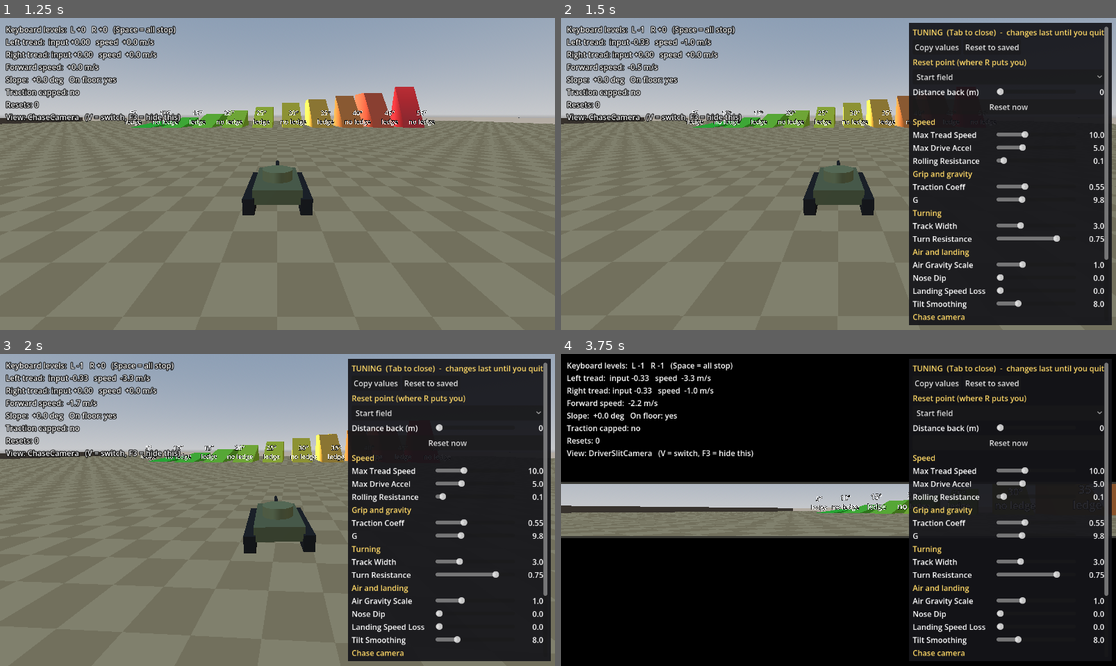
Above: before the commit, frames 1-4 (two rows, left to right).
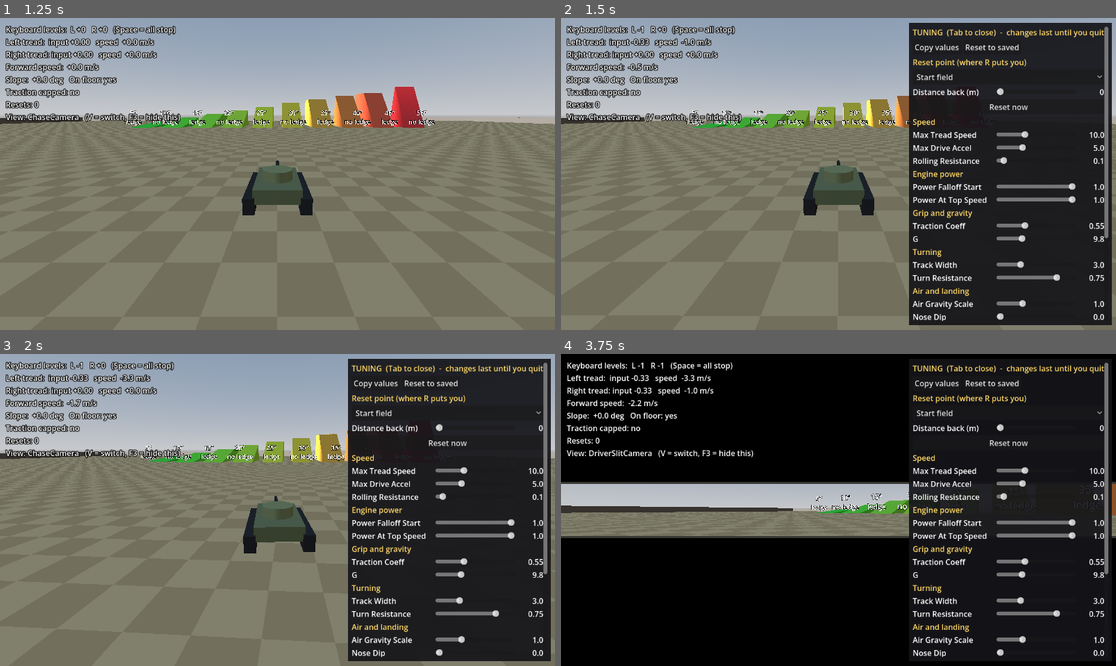
Above: after the commit, the same moments.

Repository: Kickpunch3r/tank-game
Game: Godot game, scene res://scenes/test_course.tscn
Two runs of this game, one before a commit and one after it. Both use one fixed random seed, a clock stepped at 60 frames per second and the inputs below.
Inputs (mouse positions are in pixels of both pictures, inside the frame that each line leads up to):
- Up to frame 1 (1.25 s): move the mouse to (399, 158) at 0.52 s; hold Down (driver_right_back) from 0.53 s (still down); hold Space (driver_all_stop) from 0.53 s (still down); click (399, 158) at 0.67 s
- Up to frame 2 (1.5 s): move the mouse to (727, 189) at 1.27 s; release Down (driver_right_back) at 1.28 s; release Space (driver_all_stop) at 1.28 s; hold S (driver_left_back) from 1.28 s (still down); tap Tab (tuning_panel_toggle) at 1.35 s
- Up to frame 3 (2 s): keep holding S (driver_left_back)
- Up to frame 4 (3.75 s): release S (driver_left_back) at 2 s; click "Start field" at 2 s; click "Start field" at 2.75 s; move the mouse to (894, 441) at 3.52 s; hold Down (driver_right_back) from 3.53 s (still down); hold V (view_toggle) from 3.53 s (still down)

Frame 1 is identical in both runs. In frame 2, 2.5% of the frame differs, in the area x 63-99%, y 48-98%; in frame 3, 2.5%; in frame 4, 2.6%.

Commit message:
Engine power: adjustable pull fade toward top speed
power_falloff_start and power_at_top_speed in TankTuning and the Tab
panel. Full push below the falloff speed, fading linearly to the chosen
fraction at top speed. Braking and slow climbing are unaffected; defaults
keep the old behaviour. 3 new tests (68 total).

Co-Authored-By: Claude Opus 5.5 <noreply@anthropic.com>

Diff:
--- a/project.godot
+++ b/project.godot
@@ -81,7 +81,6 @@
 "events": [Object(InputEventKey,"resource_local_to_scene":false,"resource_name":"","device":-1,"window_id":0,"alt_press …(195 unchanged characters)…
 ]
 }
-
 tuning_panel_toggle={
 "deadzone": 0.2,
 "events": [Object(InputEventKey,"resource_local_to_scene":false,"resource_name":"","device":-1,"window_id":0,"alt_press …(195 unchanged characters)…
--- a/scenes/test_course.tscn
+++ b/scenes/test_course.tscn
@@ -1,13 +1,13 @@
-[gd_scene format=3]
+[gd_scene format=3 uid="uid://bsylgg74hxt3w"]
 
-[ext_resource type="Script" path="res://scripts/course_builder.gd" id="1_builder"]
+[ext_resource type="Script" uid="uid://ds3exxj4nvhrn" path="res://scripts/course_builder.gd" id="1_builder"]
 [ext_resource type="PackedScene" path="res://scenes/tank.tscn" id="2_tank"]
-[ext_resource type="Script" path="res://scripts/chase_camera.gd" id="3_camera"]
-[ext_resource type="Script" path="res://scripts/debug_hud.gd" id="4_hud"]
-[ext_resource type="Script" path="res://scripts/view_switcher.gd" id="7_switcher"]
-[ext_resource type="Script" path="res://scripts/tuning_panel.gd" id="8_tuning_panel"]
-[ext_resource type="Script" path="res://scripts/slope_ladder.gd" id="5_ladder"]
-[ext_resource type="Script" path="res://scripts/rolling_bumps.gd" id="6_bumps"]
+[ext_resource type="Script" uid="uid://bda0qeonruxbq" path="res://scripts/chase_camera.gd" id="3_camera"]
+[ext_resource type="Script" uid="uid://bcy4xptm0wcuk" path="res://scripts/debug_hud.gd" id="4_hud"]
+[ext_resource type="Script" uid="uid://disbr778sui33" path="res://scripts/slope_ladder.gd" id="5_ladder"]
+[ext_resource type="Script" uid="uid://ch0ib75cdkdwc" path="res://scripts/rolling_bumps.gd" id="6_bumps"]
+[ext_resource type="Script" uid="uid://c8ynq4pgxm1t7" path="res://scripts/view_switcher.gd" id="7_switcher"]
+[ext_resource type="Script" uid="uid://cpck8w1ewwgnn" path="res://scripts/tuning_panel.gd" id="8_tuning_panel"]
 
 [sub_resource type="ProceduralSkyMaterial" id="SkyMaterial_main"]
 
@@ -19,45 +19,45 @@
 sky = SubResource("Sky_main")
 tonemap_mode = 2
 
-[node name="TestCourse" type="Node3D"]
+[node name="TestCourse" type="Node3D" unique_id=2093890389]
 
-[node name="WorldEnvironment" type="WorldEnvironment" parent="."]
+[node name="WorldEnvironment" type="WorldEnvironment" parent="." unique_id=1766328746]
 environment = SubResource("Environment_main")
 
-[node name="Sun" type="DirectionalLight3D" parent="."]
+[node name="Sun" type="DirectionalLight3D" parent="." unique_id=1077111147]
 transform = Transform3D(0.866, 0, -0.5, -0.383, 0.6428, -0.6634, 0.3214, 0.766, 0.5567, 0, 20, 0)
 shadow_enabled = true
 
-[node name="CourseBuilder" type="Node3D" parent="."]
+[node name="CourseBuilder" type="Node3D" parent="." unique_id=608174932]
 script = ExtResource("1_builder")
 
-[node name="SlopeLadder" type="Node3D" parent="."]
+[node name="SlopeLadder" type="Node3D" parent="." unique_id=1780421552]
 transform = Transform3D(1, 0, 0, 0, 1, 0, 0, 0, 1, 0, 0, -70)
 script = ExtResource("5_ladder")
 
-[node name="RollingBumps" type="Node3D" parent="."]
+[node name="RollingBumps" type="Node3D" parent="." unique_id=646290558]
 transform = Transform3D(1, 0, 0, 0, 1, 0, 0, 0, 1, 100, 0, 0)
 script = ExtResource("6_bumps")
 
-[node name="Tank" parent="." instance=ExtResource("2_tank")]
+[node name="Tank" parent="." unique_id=1684898439 instance=ExtResource("2_tank")]
 transform = Transform3D(1, 0, 0, 0, 1, 0, 0, 0, 1, 0, 1, 0)
 
-[node name="ChaseCamera" type="Camera3D" parent="." node_paths=PackedStringArray("target")]
+[node name="ChaseCamera" type="Camera3D" parent="." unique_id=486293434 node_paths=PackedStringArray("target")]
 current = true
 script = ExtResource("3_camera")
 target = NodePath("../Tank")
 
-[node name="ViewSwitcher" type="Node" parent="." node_paths=PackedStringArray("views")]
+[node name="ViewSwitcher" type="Node" parent="." unique_id=1115326084 node_paths=PackedStringArray("views")]
 script = ExtResource("7_switcher")
 views = [NodePath("../ChaseCamera"), NodePath("../Tank/Visual/Hull/DriverSlitCamera")]
 
-[node name="DebugHud" type="CanvasLayer" parent="." node_paths=PackedStringArray("station", "tank", "view_switcher")]
+[node name="DebugHud" type="CanvasLayer" parent="." unique_id=1730550041 node_paths=PackedStringArray("station", "tank", "view_switcher")]
 script = ExtResource("4_hud")
 station = NodePath("../Tank/DriverStation")
 tank = NodePath("../Tank")
 view_switcher = NodePath("../ViewSwitcher")
 
-[node name="TuningPanel" type="CanvasLayer" parent="." node_paths=PackedStringArray("tank", "chase_camera", "slope_ladder")]
+[node name="TuningPanel" type="CanvasLayer" parent="." unique_id=1152466917 node_paths=PackedStringArray("tank", "chase_camera", "slope_ladder")]
 script = ExtResource("8_tuning_panel")
 tank = NodePath("../Tank")
 chase_camera = NodePath("../ChaseCamera")
--- a/scripts/tank_tread.gd
+++ b/scripts/tank_tread.gd
@@ -24,6 +24,12 @@
 	var wanted_accel: float = (target_speed - speed) / delta - gravity_accel
 	var drive_accel: float = clampf(wanted_accel, -tuning.max_drive_accel, tuning.max_drive_accel)
 
+	# Engine power: when pushing the way the tread is already going (speeding
+	# up), the push fades at higher speeds. Braking is never limited.
+	if speed != 0.0 and signf(drive_accel) == signf(speed):
+		var limit: float = tuning.max_drive_accel * engine_pull(absf(speed), tuning)
+		drive_accel = signf(drive_accel) * minf(absf(drive_accel), limit)
+
 	# Grip cap: on steeper ground the treads press down less, so they grip less.
 	var grip_limit: float = tuning.traction_coeff * tuning.g * cos(slope)
 	traction_capped = absf(drive_accel) > grip_limit
@@ -36,6 +42,19 @@
 	speed = move_toward(speed, 0.0, tuning.rolling_resistance * delta)
 
 
+## Fraction of full push available at this speed (1 = full strength).
+## Full up to power_falloff_start of top speed, then fading in a straight line
+## to power_at_top_speed at top speed.
+static func engine_pull(current_speed: float, tuning: TankTuning) -> float:
+	if tuning.power_falloff_start >= 1.0 or tuning.max_tread_speed <= 0.0:
+		return 1.0
+	var fraction_of_top: float = current_speed / tuning.max_tread_speed
+	if fraction_of_top <= tuning.power_falloff_start:
+		return 1.0
+	var fade: float = (fraction_of_top - tuning.power_falloff_start) / (1.0 - tuning.power_falloff_start)
+	return lerpf(1.0, tuning.power_at_top_speed, clampf(fade, 0.0, 1.0))
+
+
 func stop() -> void:
 	speed = 0.0
 	traction_capped = false
--- a/scripts/tank_tuning.gd
+++ b/scripts/tank_tuning.gd
@@ -19,6 +19,19 @@
 ## Speed each tread loses to friction, in metres per second, per second.
 ## Small. It only matters when nothing else is slowing the tank.
 @export var rolling_resistance: float = 0.1
+
+@export_group("Engine power")
+## Where the engine starts to run out of pull, as a fraction of top speed.
+## Below this speed the treads push at full strength (max_drive_accel); above
+## it the push fades toward power_at_top_speed. 1 = never fades (no limit).
+## Example: 0.5 = full pull up to 5 m/s, then weaker. Only affects speeding up,
+## never braking, and slow climbing below this speed is unchanged.
+@export_range(0.0, 1.0) var power_falloff_start: float = 1.0
+
+## How much pull is left at top speed, as a fraction of full strength.
+## 1 = no fade. 0.3 = only 30% left, so the last stretch to top speed is slow.
+## At 0 the tank creeps toward top speed but never quite reaches it.
+@export_range(0.0, 1.0) var power_at_top_speed: float = 1.0
 
 @export_group("Grip and gravity")
 ## How well the treads grip the ground. 0 = ice, 1 = very grippy.
--- a/scripts/tuning_panel.gd
+++ b/scripts/tuning_panel.gd
@@ -57,6 +57,8 @@
 	_add_setting("Speed", tuning, &"max_tread_speed", 2.0, 25.0, 0.5)
 	_add_setting("Speed", tuning, &"max_drive_accel", 0.5, 15.0, 0.1)
 	_add_setting("Speed", tuning, &"rolling_resistance", 0.0, 2.0, 0.05)
+	_add_setting("Engine power", tuning, &"power_falloff_start", 0.0, 1.0, 0.05)
+	_add_setting("Engine power", tuning, &"power_at_top_speed", 0.0, 1.0, 0.05)
 	_add_setting("Grip and gravity", tuning, &"traction_coeff", 0.05, 1.5, 0.01)
 	_add_setting("Grip and gravity", tuning, &"g", 1.0, 30.0, 0.1)
 	_add_setting("Turning", tuning, &"track_width", 1.0, 8.0, 0.1)
--- a/tests/panel_tests.gd
+++ b/tests/panel_tests.gd
@@ -61,6 +61,53 @@
 			tank.global_position.distance_to(Vector3(0.0, 1.0, 0.0)) < 0.2)
 
 	await _air_and_landing_tests()
+	await _engine_power_tests()
+
+
+func _engine_power_tests() -> void:
+	report.heading("Engine power")
+	var full: Dictionary = await _speed_up_and_brake(1.0, 1.0)
+	var faded: Dictionary = await _speed_up_and_brake(0.5, 0.3)
+	report.check("Fade from half speed: same pull from a standstill",
+			absf(faded.to_40 - full.to_40) < 0.05,
+			"0 to 4 m/s: %.2f s without fade, %.2f s with" % [full.to_40, faded.to_40])
+	report.check("Fade from half speed, 30% left: slower to near top speed",
+			faded.to_95 > full.to_95 + 0.3,
+			"0 to 9.5 m/s: %.2f s without fade, %.2f s with" % [full.to_95, faded.to_95])
+	report.check("Braking is not affected by the fade",
+			absf(faded.stop - full.stop) < 0.05,
+			"stop from top speed: %.2f s without fade, %.2f s with" % [full.stop, faded.stop])
+
+
+## Times to reach 40% and 95% of top speed from rest, and to stop again.
+func _speed_up_and_brake(falloff_start: float, at_top: float) -> Dictionary:
+	var tank: Tank = _tank_with_own_tuning(DROP_AREA + Vector3(0.0, 0.5, 0.0))
+	tank.tuning.power_falloff_start = falloff_start
+	tank.tuning.power_at_top_speed = at_top
+	await runner.wait_physics_frames(30)
+	var result: Dictionary = {"to_40": -1.0, "to_95": -1.0, "stop": -1.0}
+	var top: float = tank.tuning.max_tread_speed
+	var frames: int = 0
+	while result.to_95 < 0.0 and frames < 1200:
+		tank.driver_station.left_tread = 1.0
+		tank.driver_station.right_tread = 1.0
+		await runner.get_tree().physics_frame
+		frames += 1
+		if result.to_40 < 0.0 and tank.left_tread.speed >= 0.4 * top:
+			result.to_40 = frames / float(DrivingTests.FPS)
+		if tank.left_tread.speed >= 0.95 * top:
+			result.to_95 = frames / float(DrivingTests.FPS)
+	# Let it reach top speed, then let go and time the stop.
+	await runner.wait_physics_frames(600)
+	frames = 0
+	while tank.left_tread.speed > 0.01 and frames < 600:
+		tank.driver_station.left_tread = 0.0
+		tank.driver_station.right_tread = 0.0
+		await runner.get_tree().physics_frame
+		frames += 1
+	result.stop = frames / float(DrivingTests.FPS)
+	await runner.remove_test_tanks()
+	return result
 
 
 func _air_and_landing_tests() -> void:
Not shown, changed: NOTES.md
